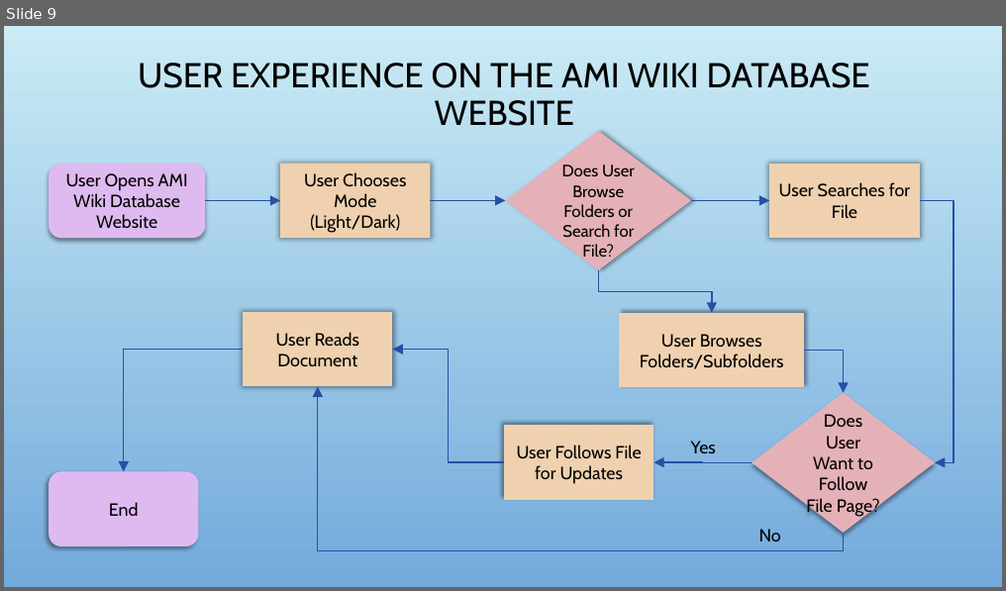
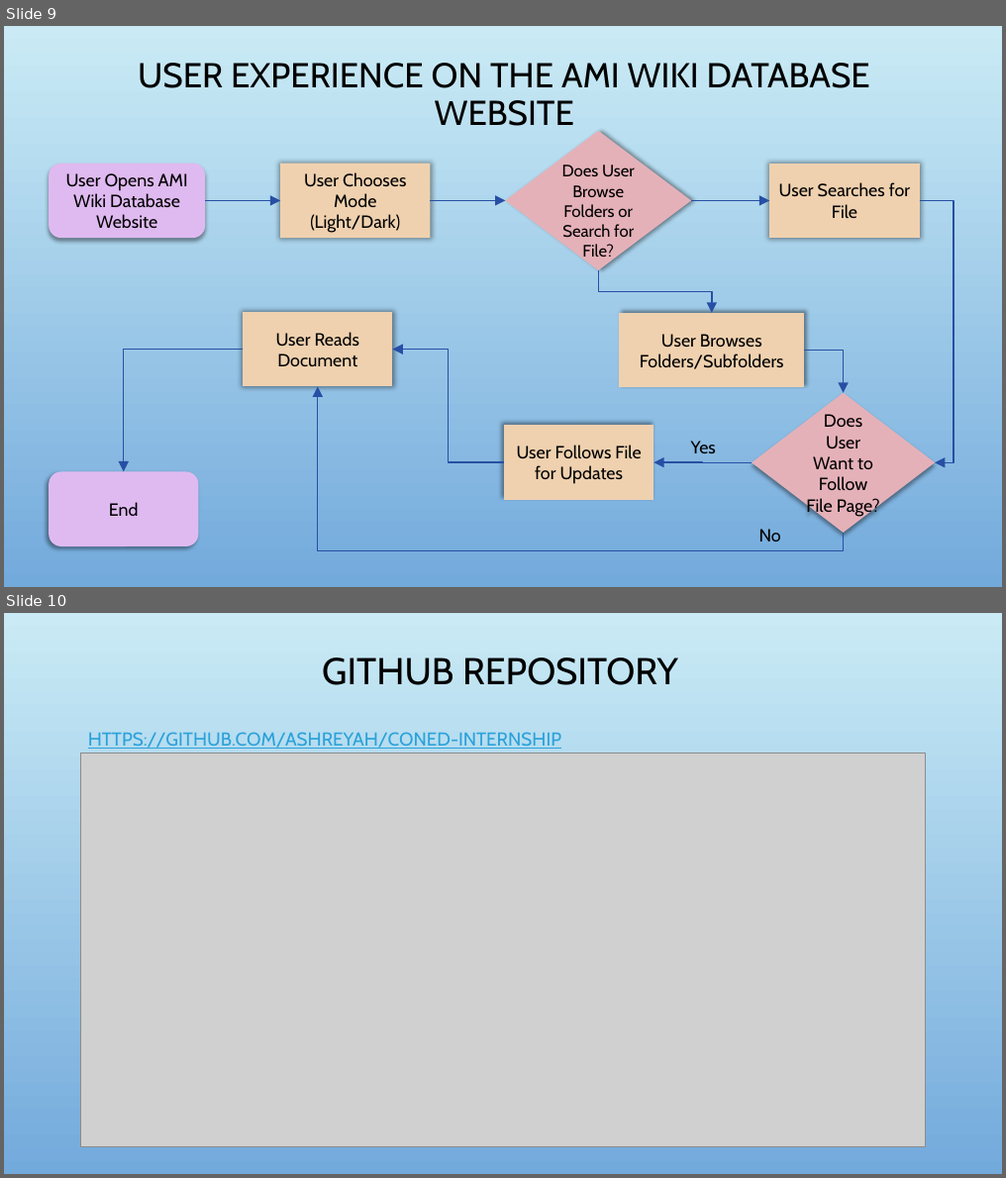
Before and after one commit to ashreyah/Coned-Internship, a slide deck: Deliverables/Diagrams_ConEd_Internship.pptx. Shown one above the other, each under a label of ours: slide 9 before the commit, slides 9 and 10 after it. The pictures are 1006x591 and 1006x1178 pixels, drawn with LibreOffice and Linux fonts; fonts in the diff are those of the drawing; grey boxes stand for pictures; background and template pictures are left out. Boxes give left, top, right and bottom in pixels: in the first picture for what was removed or moved away, otherwise in the second. Text is boxed around its words. In the diff, an @@ line names an element or a change of style, - is before the commit and + after.

```diff
--- a/Deliverables/Diagrams_ConEd_Internship.pptx
+++ b/Deliverables/Diagrams_ConEd_Internship.pptx
@@ slide 10 added at [4, 613, 1002, 1174], background picture (left out) @@
@@ title added at [322, 658, 678, 685], 36 pt, text #000000 @@
+GITHUB REPOSITORY
@@ picture added at [80, 753, 926, 1147] @@
@@ text added at [88, 732, 561, 749], 18 pt, text #2AA2DA, underline @@
+HTTPS://GITHUB.COM/ASHREYAH/CONED-INTERNSHIP
```
Also in this commit, not shown: 1 slide changed, 1 other slide added.
